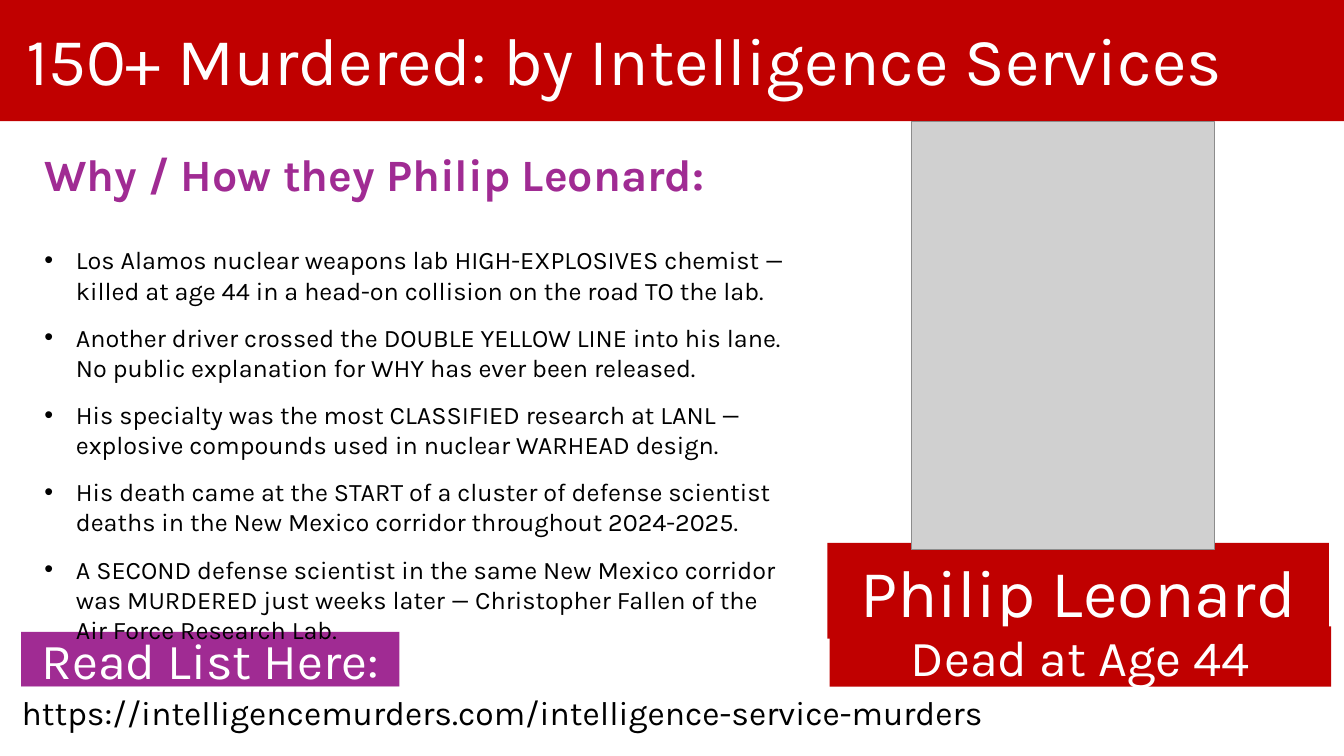
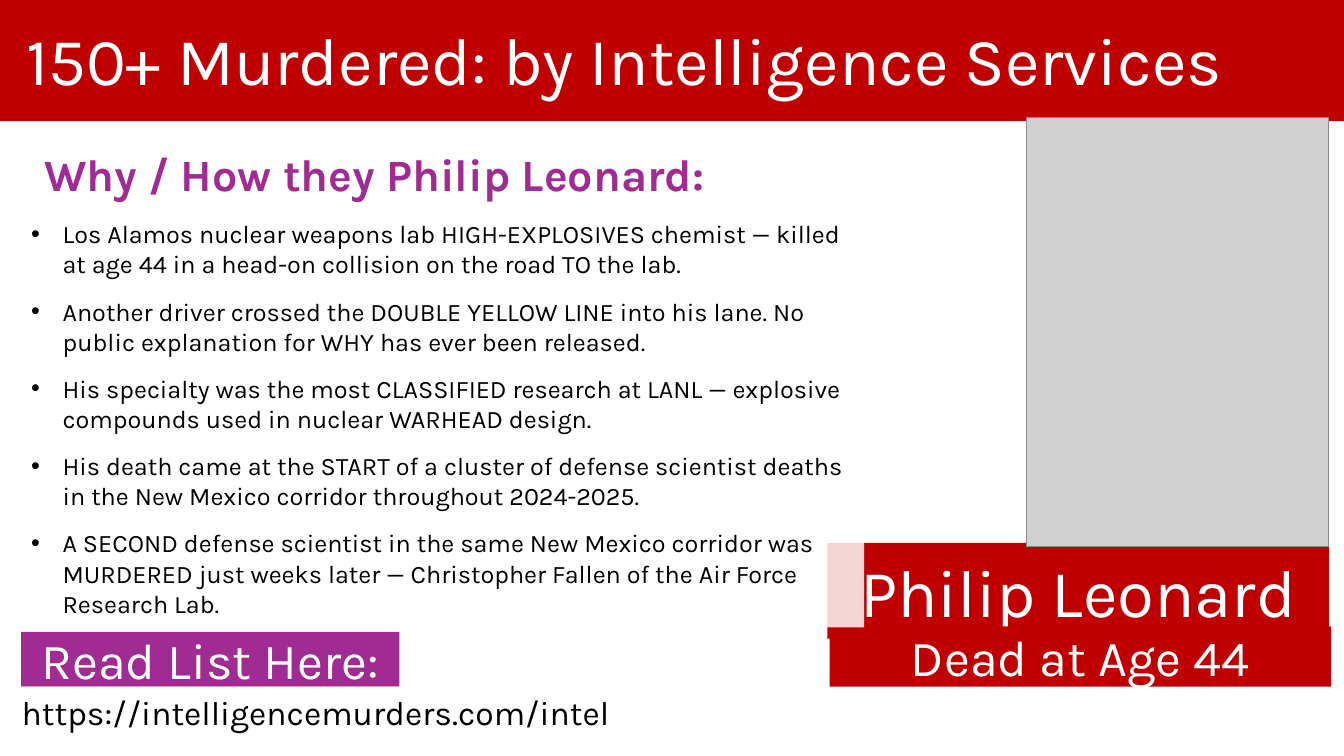
Before and after one commit to BryanStarbuck/Intel_Murder_Docus, a slide deck: slide 4 of docs/Intel/Intelligence_Service_Murders.pptx (slide 15 before the commit). Drawn at 1344x756 pixels with LibreOffice and Linux fonts; fonts in the diff are those of the drawing; grey boxes stand for pictures. Boxes give left, top, right and bottom in pixels: in the first picture for what was removed or moved away, otherwise in the second. Text is boxed around its words. In the diff, an @@ line names an element or a change of style, - is before the commit and + after.

Commit message:
Refactor references to Barry Seal and Max Spiers across multiple documents; update links and remove redundant entries. Remove images and slides related to Max Spiers and Barry Seal. Adjust descriptions for clarity and consistency in the context of suspicious deaths linked to intelligence operations.

```diff
--- a/docs/Intel/Intelligence_Service_Murders.pptx
+++ b/docs/Intel/Intelligence_Service_Murders.pptx
@@ picture: place and size @@
-picture at [911,121,1214,549]
+picture at [1026,118,1329,546]
@@ text "Los Alamos nuclear weapons lab ..." rewrapped from [76,251,781,646] to [63,225,843,614] @@
@@ text in rectangle at [22,700,610,734]: text changed @@
-https://intelligencemurders.com/intelligence-service-murders
+https://intelligencemurders.com/intel
```
Also in this commit, not shown: 14 other slides changed, 1 slide added, 3 slides removed, 54 other files.
